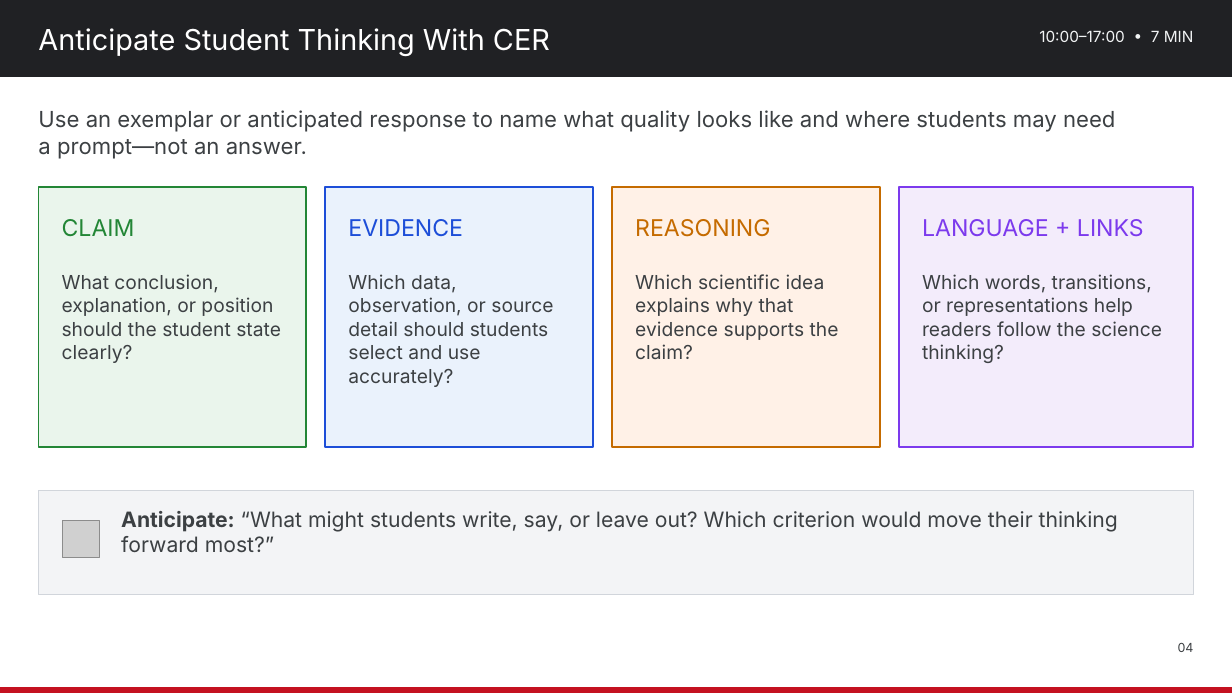
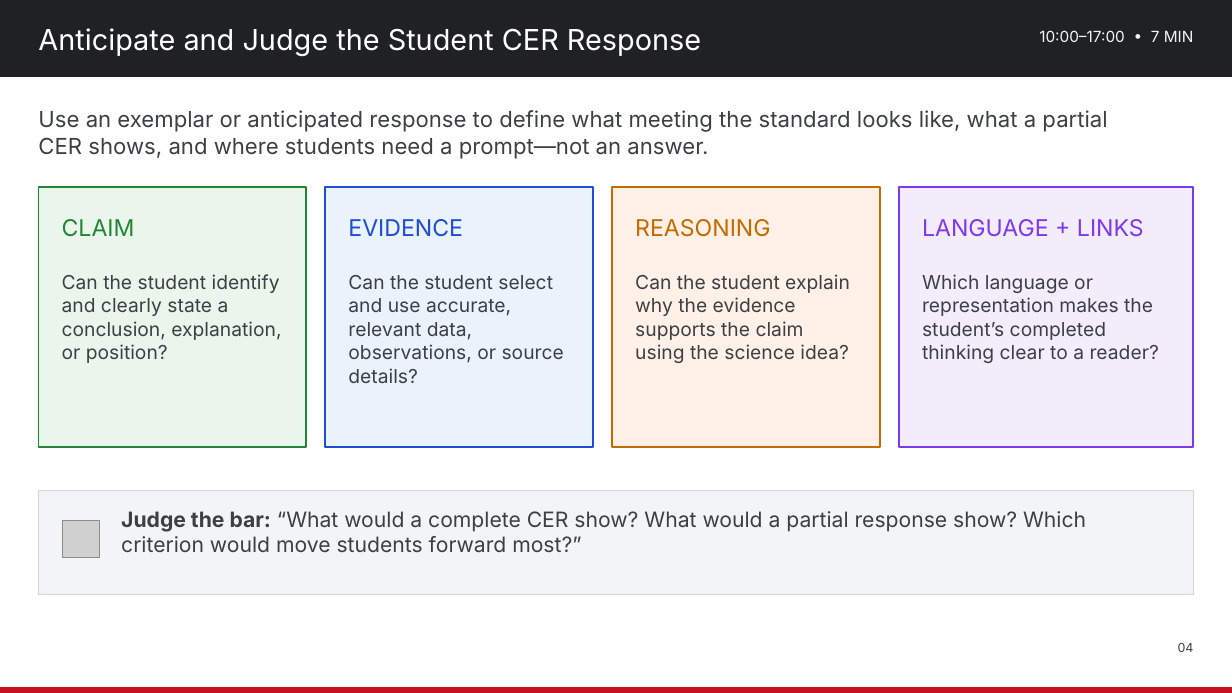
Before and after one commit to nbhs-science/nbhs-science, a slide deck: slide 4 of assets/plc/2026-10-26_Lesson_Internalization_Analyze_Science_Articles_and_Responses_CUBS_CER.pptx. Drawn at 1232x693 pixels with LibreOffice and Linux fonts; fonts in the diff are those of the drawing; grey boxes stand for pictures. Boxes give left, top, right and bottom in pixels: in the first picture for what was removed or moved away, otherwise in the second. Text is boxed around its words. In the diff, an @@ line names an element or a change of style, - is before the commit and + after.

Commit message:
Publish final October science-literacy materials
Replaces the October 26, 27, 28, and 30 editable decks and one-page agendas with the finalized CUBS source annotation, CER mastery, feedback/revision, calibration, and Friday student-work analysis cycle.

```diff
--- a/assets/plc/2026-10-26_Lesson_Internalization_Analyze_Science_Articles_and_Responses_CUBS_CER.pptx
+++ b/assets/plc/2026-10-26_Lesson_Internalization_Analyze_Science_Articles_and_Responses_CUBS_CER.pptx
@@ text at bbox=[38, 28, 701, 57]: text changed @@
-Anticipate Student Thinking With CER
+Anticipate and Judge the Student CER Response
@@ text at bbox=[38, 110, 1107, 159]: text changed @@
-Use an exemplar or anticipated response to name what quality looks like and where students may need a prompt—not an answer.
+Use an exemplar or anticipated response to define what meeting the standard looks like, what a partial CER shows, and where students need a prompt—not an answer.
@@ text at bbox=[62, 274, 281, 363]: text changed @@
-What conclusion, explanation, or position should the student state clearly?
+Can the student identify and clearly state a conclusion, explanation, or position?
@@ text at bbox=[348, 275, 564, 383]: text changed @@
-Which data, observation, or source detail should students select and use accurately?
+Can the student select and use accurate, relevant data, observations, or source details?
@@ text at bbox=[635, 274, 850, 363]: text changed @@
-Which scientific idea explains why that evidence supports the claim?
+Can the student explain why the evidence supports the claim using the science idea?
@@ text at bbox=[922, 274, 1159, 363]: text changed @@
-Which words, transitions, or representations help readers follow the science thinking?
+Which language or representation makes the student’s completed thinking clear to a reader?
@@ text at bbox=[121, 511, 1086, 553]: text changed @@
-Anticipate: “What might students write, say, or leave out? Which criterion would move their thinking forward most?”
+Judge the bar: “What would a complete CER show? What would a partial response show? Which criterion would move students forward most?”
```
Also in this commit, not shown: 4 other slides changed, 7 other files.
